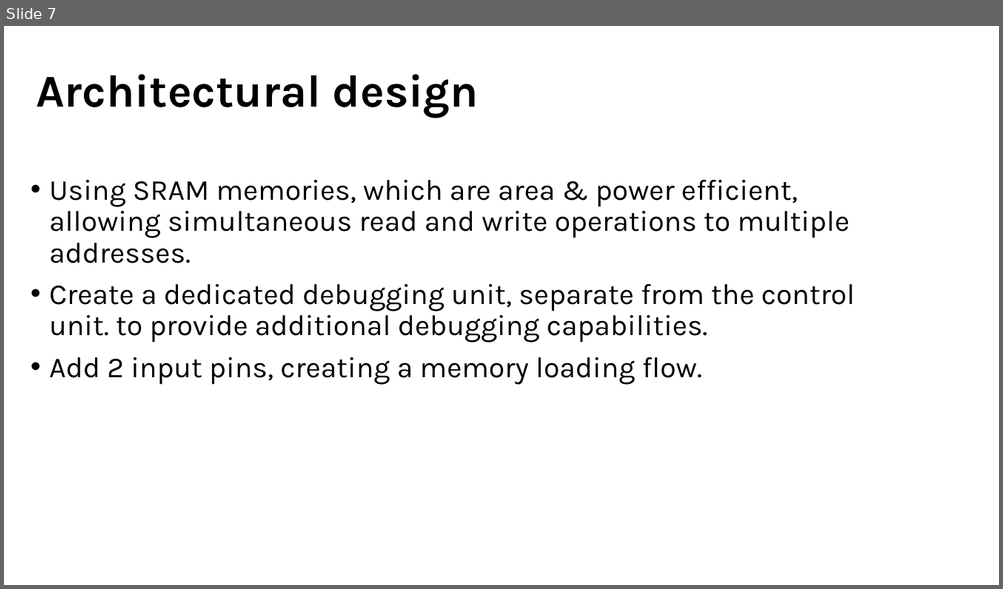
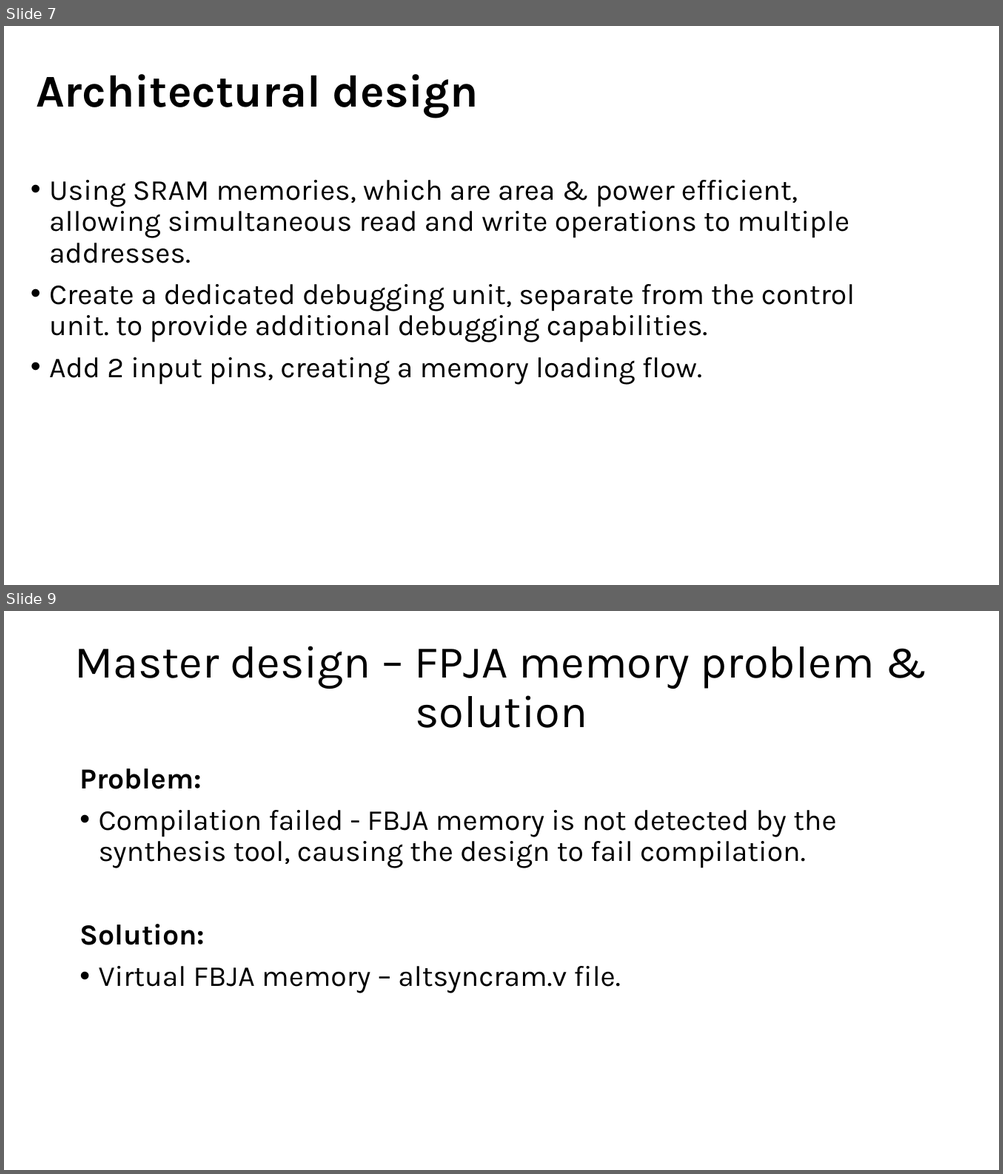
Before and after one commit to muhammad0bi/044169_project_B, a slide deck: Presintaions and Reports/Final presntaion VLSI.pptx. Shown one above the other, each under a label of ours: slide 7 before the commit, slides 7 and 9 after it; the slides between them are not shown. The pictures are 1003x589 and 1003x1174 pixels, drawn with LibreOffice and Linux fonts; fonts in the diff are those of the drawing. Boxes give left, top, right and bottom in pixels: in the first picture for what was removed or moved away, otherwise in the second. Text is boxed around its words. In the diff, an @@ line names an element or a change of style, - is before the commit and + after.

Commit message:
report data memory diagram image updated, final presentation updated

```diff
--- a/Presintaions and Reports/Final presntaion VLSI.pptx
+++ b/Presintaions and Reports/Final presntaion VLSI.pptx
@@ slide 9 added at bbox=[4, 611, 999, 1170], background #FFFFFF @@
@@ title added at bbox=[74, 646, 874, 728], 44 pt, text #000000 @@
+Master design – FPJA memory problem & solution
@@ text added at bbox=[79, 769, 836, 994], 28 pt, text #000000 @@
+Problem:
+• Compilation failed - FBJA memory is not detected by the synthesis tool, causing the design to fail compilation.
+Solution:
+• Virtual FBJA memory – altsyncram.v file.
```
Also in this commit, not shown: 5 slides changed, 4 other slides added, 1 other file.
